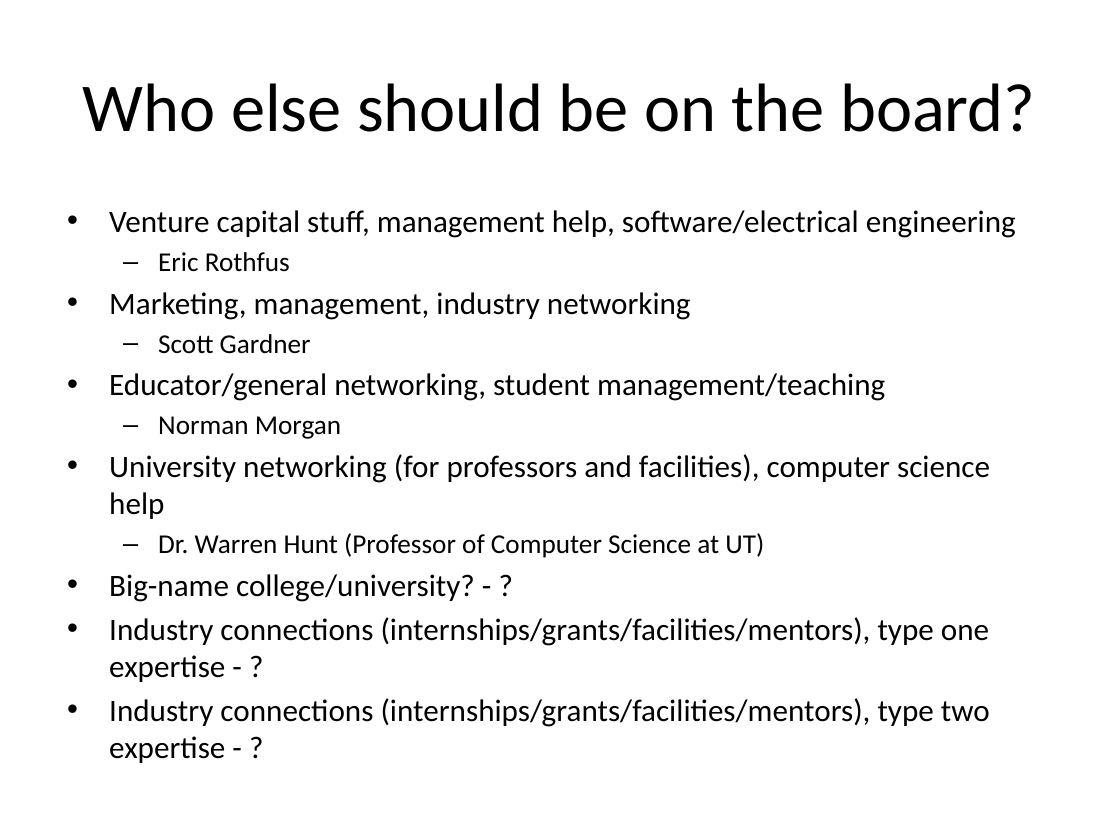
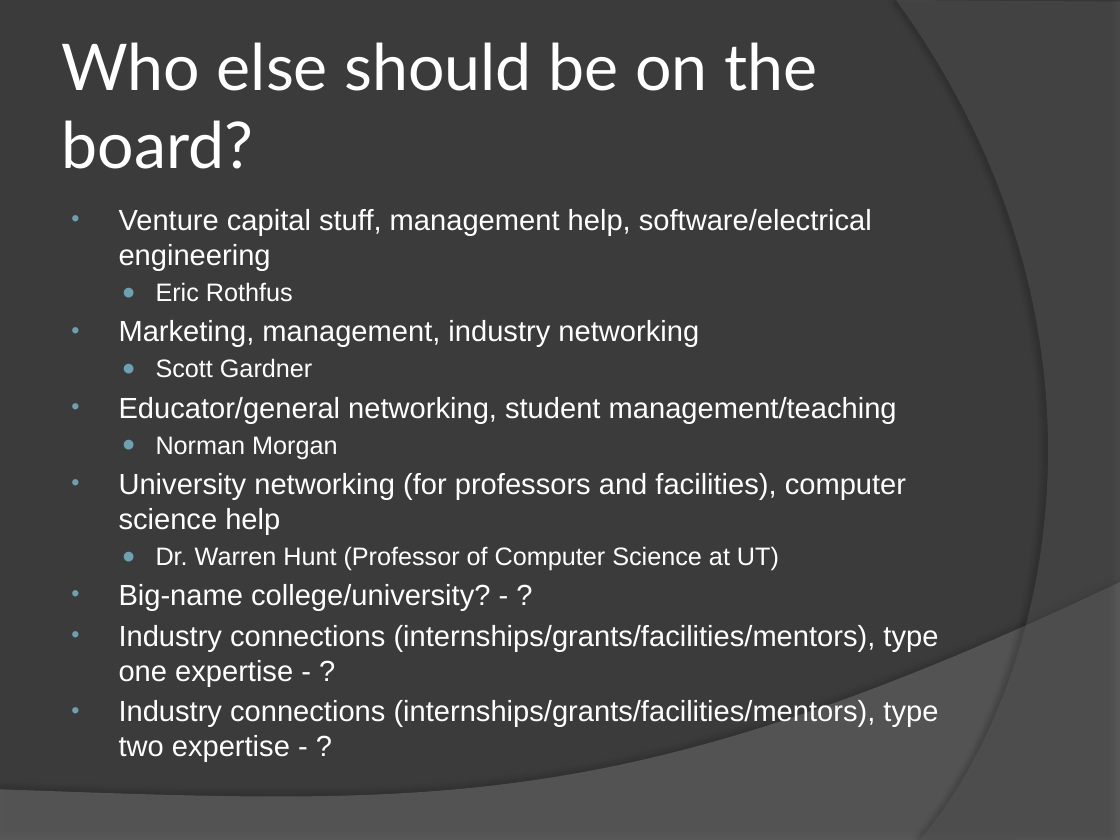
Before and after one commit to ChapResearch/ChapR, a slide deck: slide 11 of ChaprSVN/Promo/1st Board of Advisers Meeting.pptx (slide 10 before the commit). Drawn at 1120x840 pixels with LibreOffice and Linux fonts; fonts in the diff are those of the drawing. Boxes give left, top, right and bottom in pixels: in the first picture for what was removed or moved away, otherwise in the second. Text is boxed around its words. In the diff, an @@ line names an element or a change of style, - is before the commit and + after.

Commit message:
The final copy that was discussed with Coach Eric, Coach Morgan, Rachel Gardner, Scott Gardner and Michael Huang.

```diff
--- a/ChaprSVN/Promo/1st Board of Advisers Meeting.pptx
+++ b/ChaprSVN/Promo/1st Board of Advisers Meeting.pptx
@@ background #FFFFFF to #3B3B3B @@
@@ freeform shape added at <box>896,0,1120,840</box>, fill #5E5E5E at 40% opacity @@
@@ title "Who else should be on ..." at <box>62,42,817,169</box>: size 44 to 41.4 pt, font Calibri to Lato, text colour #000000 to #FFFFFF; alignment centre to left @@
@@ text "Venture capital stuff, management help, ..." at <box>119,209,938,762</box>: size 20 to 18.8 pt in "Venture capital stuff, management help, software/electrical  ...", "Marketing, management, industry networking", "Educator/general networking, student management/teaching", "University networking (for professors and facilities), compu ..." and 3 more places; font Calibri to Arial, text colour #000000 to #FFFFFF; size 17.5 to 16.2 pt in "Eric Rothfus", "Scott Gardner", "Norman Morgan", "Dr. Warren Hunt (Professor of Computer Science ..."; indent changed; bullet – to ● @@
@@ freeform shape added at <box>0,582,1120,840</box>, fill #7F7F7F at 45% opacity @@
```
Also in this commit, not shown: 16 other slides changed, 2 slides added, 1 slide removed, 1 other file.
